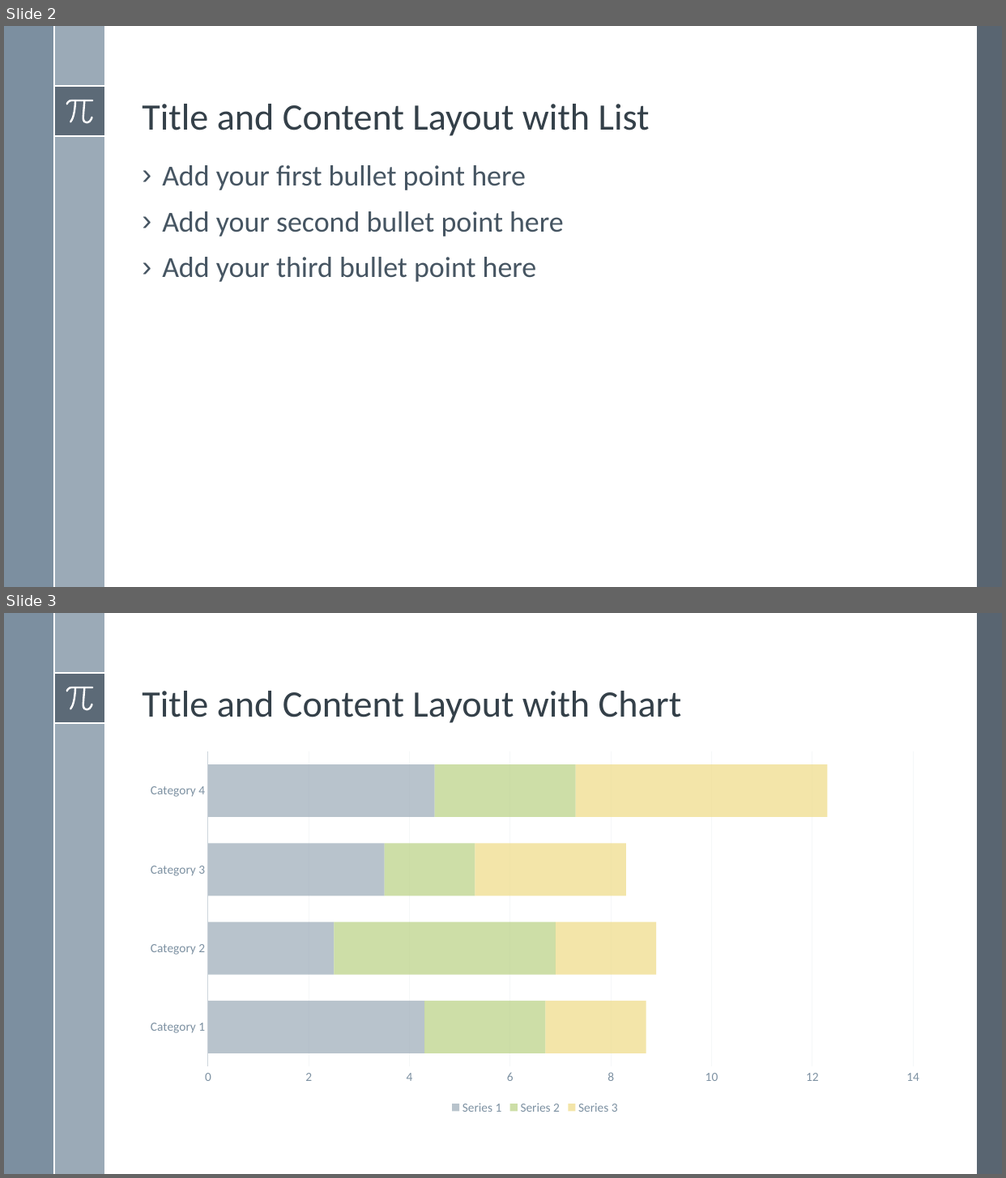
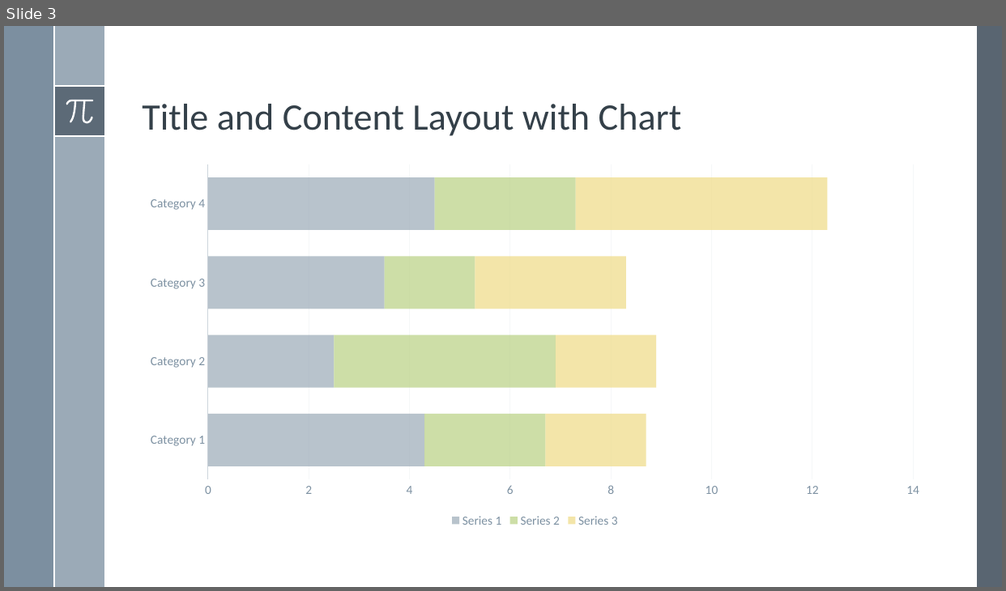
Before and after one commit to yasenstar/python, a slide deck: Manim/Learn Manim Library by Practice.pptx. Shown one above the other, each under a label of ours: slides 2 and 3 before the commit, slide 3 after it. The pictures are 1006x1178 and 1006x591 pixels, drawn with LibreOffice and Linux fonts; fonts in the diff are those of the drawing. Boxes give left, top, right and bottom in pixels: in the first picture for what was removed or moved away, otherwise in the second. Text is boxed around its words. In the diff, an @@ line names an element or a change of style, - is before the commit and + after.

```diff
--- a/Manim/Learn Manim Library by Practice.pptx
+++ b/Manim/Learn Manim Library by Practice.pptx
@@ slide 2 removed at (x1=4, y1=26, x2=1002, y2=587), background #FFFFFF; not listed: 8 template elements that a slide beside it also shows @@
@@ title removed at (x1=142, y1=104, x2=650, y2=136) @@
-Title and Content Layout with List
@@ text removed at (x1=162, y1=165, x2=564, y2=282) @@
-› Add your first bullet point here
-› Add your second bullet point here
-› Add your third bullet point here
```
Also in this commit, not shown: 1 slide changed, 1 slide added, 2 other files.
